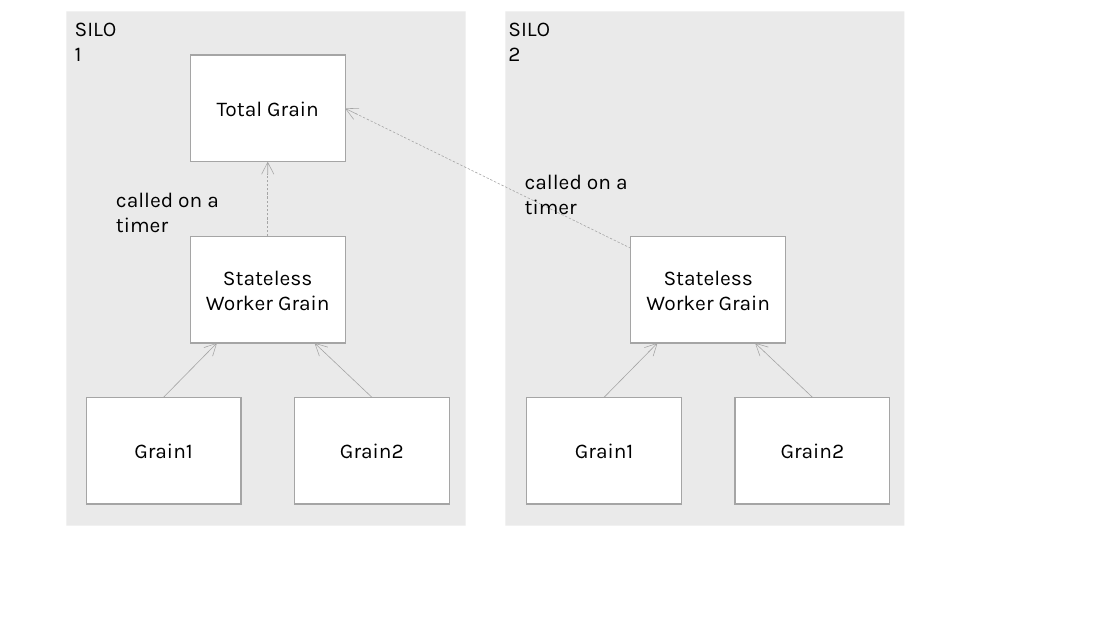
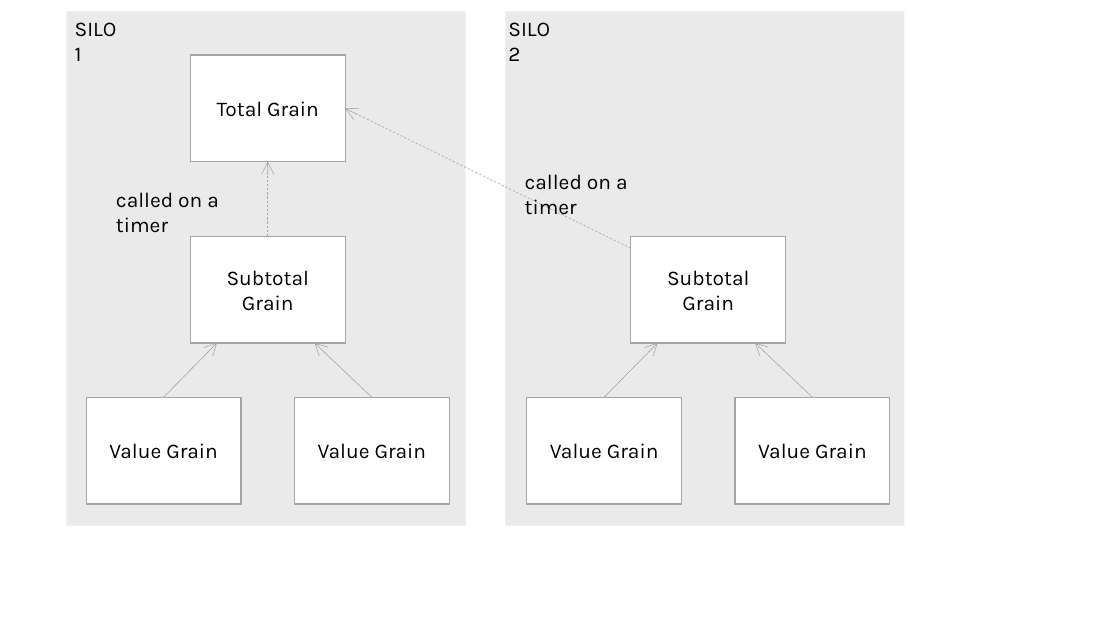
Before and after one commit to OrleansContrib/DesignPatterns, a slide deck: slide 1 of images/Presentation1.pptx. Drawn at 1120x630 pixels with LibreOffice and Linux fonts; fonts in the diff are those of the drawing. Boxes give left, top, right and bottom in pixels: in the first picture for what was removed or moved away, otherwise in the second. Text is boxed around its words. In the diff, an @@ line names an element or a change of style, - is before the commit and + after.

```diff
--- a/images/Presentation1.pptx
+++ b/images/Presentation1.pptx
@@ text in rectangle at <box>227,270,309,311</box>: text changed @@
-Stateless Worker Grain
+Subtotal Grain
@@ text in rectangle at <box>667,270,749,311</box>: text changed @@
-Stateless Worker Grain
+Subtotal Grain
@@ text in rectangle at <box>109,443,218,459</box>: text changed @@
-Grain1
+Value Grain
@@ text in rectangle at <box>318,443,427,459</box>: text changed @@
-Grain2
+Value Grain
@@ text in rectangle at <box>550,443,659,459</box>: text changed @@
-Grain1
+Value Grain
@@ text in rectangle at <box>758,443,867,459</box>: text changed @@
-Grain2
+Value Grain
```
Also in this commit, not shown: 1 other file.
